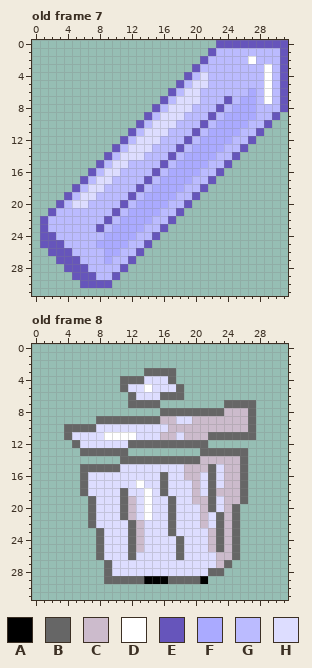
One commit to this pixel-art file: assets/sprites/icon/icon.aseprite. The picture above was drawn from the file before the commit.
32x32 pixels, 8 frames. Shown: old frame 7, old frame 8. The commit also changed other frames, which this record leaves out.
Visible layers, top first: "exp", "base".
Palette (. is transparent): A #000000  B #666666  C #ccbbcc  D #ffffff  E #6655bb  F #aaaaff  G #bbbbff  H #ddddff
Pixels before, old frame 7, first column x 1:
 0 ......................EEEEEEEEE
 1 .....................EGGGGGGGGE
 2 ....................EGGGGGDGGGE
 3 ...................EGGGGGGGGDGE
 4 ..................EGHGGGGGGGDGE
 5 .................EGHHGGGGGGGDGE
 6 ................EGHHGGGGGGFGDGE
 7 ...............EGHHHGGGEGFFGDGE
 8 ..............EGHHHGGGEGFFFGGGE
 9 .............EGHHHGGGEGFFFFGGE.
10 ............EGHHHGGGEGFFFFGGE..
11 ...........EGHHHGGGEGFFFFGGE...
12 ..........EGHHHGGGEGFFFFGGE....
13 .........EGHHHGGGEGFFFFGGE.....
14 ........EGHHHGGGEGFFFFGGE......
15 .......EGHHGGGGEGFFFFGGE.......
16 ......EGHHGGGGEGFFFFGGE........
17 .....EGHHGGGGEGFFFFGGE.........
18 ....EGHHGGGGEGFFFFGGE..........
19 ...EGHHGGGGEGFFFFGGE...........
20 ..EGHHGGGGEGFFFFGGE............
21 .EGGGGGGGEGFFFFGGE.............
22 EGGGGGGGEGFFFFGGE..............
23 EGGGGGGEGFFFFGGE...............
24 EEGGGGGGFFFFGGE................
25 EEEGGGGFFFFGGE.................
26 .EEEGGGGFFGGE..................
27 ..EEEGGGFGGE...................
28 ...EEEGGGGE....................
29 ....EEEGGE.....................
30 .....EEEE......................
Pixels before, old frame 8, first column x 4:
 3 ..........BBBB..........
 4 .......BBBHHHB..........
 5 .......BHHDHHHB.........
 6 ........BHHHBBB.........
 7 ........BBBB........BBBB
 8 ............BBBBBBBBCCCB
 9 ....BBBBBBBBCCHHCCCCCCCB
10 BBBBHHHHHHHHHCCCCCCCCCCB
11 BHHHHDDDDHHHCCHCCCBBBBBB
12 .BHHHHHHBBBBBBBBBB......
13 ..BBBBBB.........BBBBBB.
14 .......BBBBBBBBBBCCCCCB.
15 ..BBBBBHHHHHHHHCCCBHCCB.
16 ..BHHHHHHHHHBHHCCHBHCCB.
17 ..BHHHHHHDHHBHHHCHBHCCB.
18 ..BHHHHBHHDHBHHHCHBCCCB.
19 ...BHHHBCHDHHBHHCCBHCCB.
20 ...BHHHBCHDHHBHHHCBHCB..
21 ...BHHHBCHDHHBHHHCHBCB..
22 ...BHHHHBCHHHBHHHCHBCB..
23 ....BHHHBCHHHBHHHHCBCB..
24 ....BHHHBCHHHHBHHHCBCB..
25 ....BHHHBCHHHHBHHHCBCB..
26 ....BHHHBHHHHHBHHHHCCB..
27 .....BHHHHHHHHHHHHHCB...
28 .....BHHHHHHHHHHHHBB....
29 .....BBBBBAAABBBBA......
Once edited:
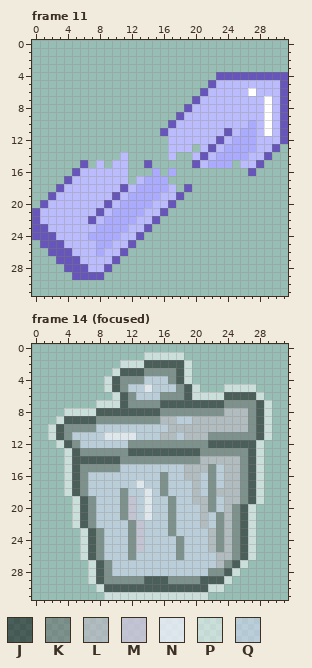
Colours new in this view: J #00000080  K #66666680  L #ccbbcc80  M #d2c6ddc0  N #f4f4ffc0  P #ffffff80  Q #ddddff80
A new or re-ordered frame is compared with the old frame closest to it.
From old to new:
frames 8 -> 15
Changed rows in their new state; - is an unchanged pixel.
Frame 11 is new; against old frame 7, layers "exp", "base":
first column x 0:
 0 -----------------------.........
 1 ----------------------..........
 2 ---------------------...........
 3 --------------------............
 4 -------------------....EEEEEEEE-
 5 ------------------....E------G--
 6 -----------------....E-----D-G--
 7 ----------------....E---G-GG----
 8 ---------------....E---G-GGG-D--
 9 --------------....E---G-GGGG-DGE
10 -------------....E---G-GGGGF-DGE
11 ------------....E---G-GGEGFFGDGE
12 -----------......--G-GGEGFFFGGGE
13 ----------.......-G-.GEGFFFFGGE-
14 ---------..G.....G..GEGFFFFGGE--
15 ------E-G.GG..E.....EGFFF-GGE---
16 -----EGG-GG-...F.-......---E----
17 ----EGG-GG--.-FF-......---------
18 ---EGG-GG--E-FF--G.E..----------
19 --EGG-GG--E-FF--GGE..-----------
20 -EGG-GG--E-FF--GGE..------------
21 EGG-----E-FF--GGE..-------------
22 EG-----E-FF--GGE..--------------
23 E-------FF--GGE..---------------
24 E------FF--GGE..----------------
25 ----------GGE..-----------------
26 --------FGGE..------------------
27 ---------GE..-------------------
28 ---------E..--------------------
29 --------E..---------------------
30 ------....----------------------
Frame 14 (focused) is new; against old frame 8:
first column x 2:
 1 ------------PPPPP-----------
 2 ---------PPPJJJJJP----------
 3 --------PJJJKKKKJP----------
 4 -------PJKKKQQQKJP----------
 5 -------PJKQQNQQQKJP---PPPP--
 6 --------PJKQQQKKKJPPPPJJJJP-
 7 ------PPPJKKKKJJJJJJJJKKKKJP
 8 --PPPPJJJJJJJJKKKKKKKKLLLKJP
 9 -PJJJJKKKKKKKKLLQQLLLLLLLKJP
10 PJKKKKQQQQQQQQQLLLLLLLLLLKJP
11 PJKQQQQNNNNQQQLLQLLLKKKKKKJP
12 -PJKQQQQQQKKKKKKKKKKJJJJJJP-
13 --PJKKKKKKJJJJJJJJJKKKKKKJP-
14 --PJJJJJJKKKKKKKKKKLLLLLKJP-
15 --PJKKKKKQQQQQQQQLLLKQLLKJP-
16 --PJKQQQQQQQQQKQQLLQKQLLKJP-
17 --PJKQQQQQQNQQKQQQLQKQLLKJP-
18 --PJKQQQQKQQNQKQQQLQKLLLKJP-
19 ---PJKQQQKMQNQQKQQLLKQLLKJP-
20 ---PJKQQQKMQNQQKQQQLKQLKJP--
21 ---PJKQQQKMQNQQKQQQLQKLKJP--
22 ---PJKQQQQKMQQQKQQQLQKLKJP--
23 ----PJKQQQKMQQQKQQQQLKLKJP--
24 ----PJKQQQKMQQQQKQQQLKLKJP--
25 ----PJKQQQKMQQQQKQQQLKLKJP--
26 ----PJKQQQKQQQQQKQQQQLLKJP--
27 -----PJKQQQQQQQQQQQQQLKJP---
28 -----PJKQQQQQQQQQQQQKKJP----
29 -----PJKKKKKJJJKKKKJJJP-----
30 ------PJJJJJJJJJJJJJPP------
31 -------PPPPPPPPPPPPP--------
Where, in picture pixels (left, top, right, bottom), the same in both pictures:
changed: (32, 40, 288, 288)
changed: (48, 352, 272, 600)
